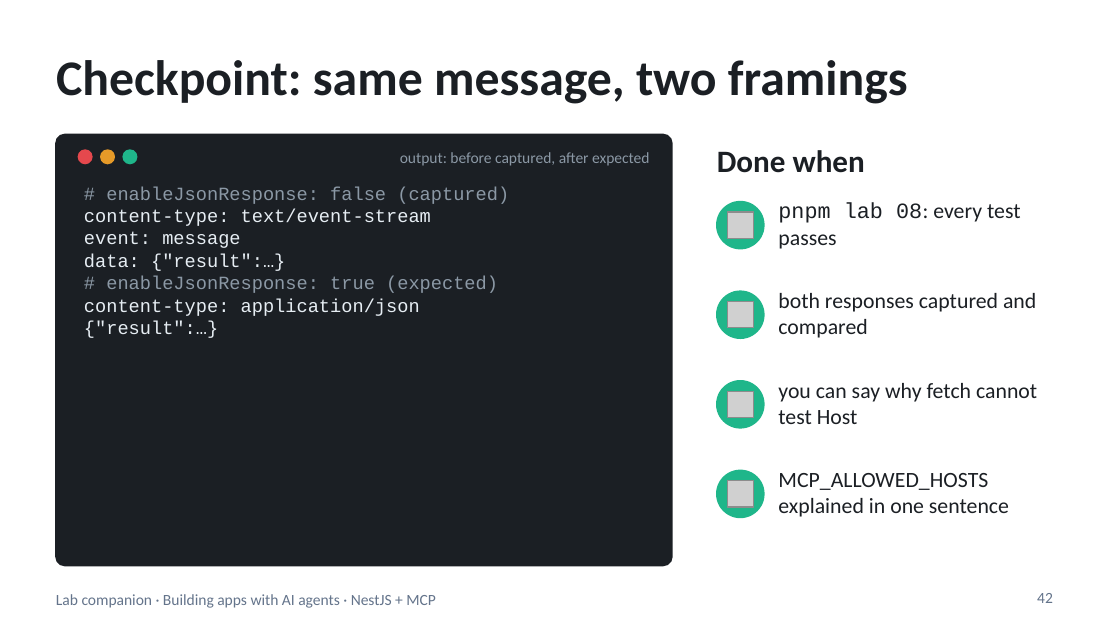
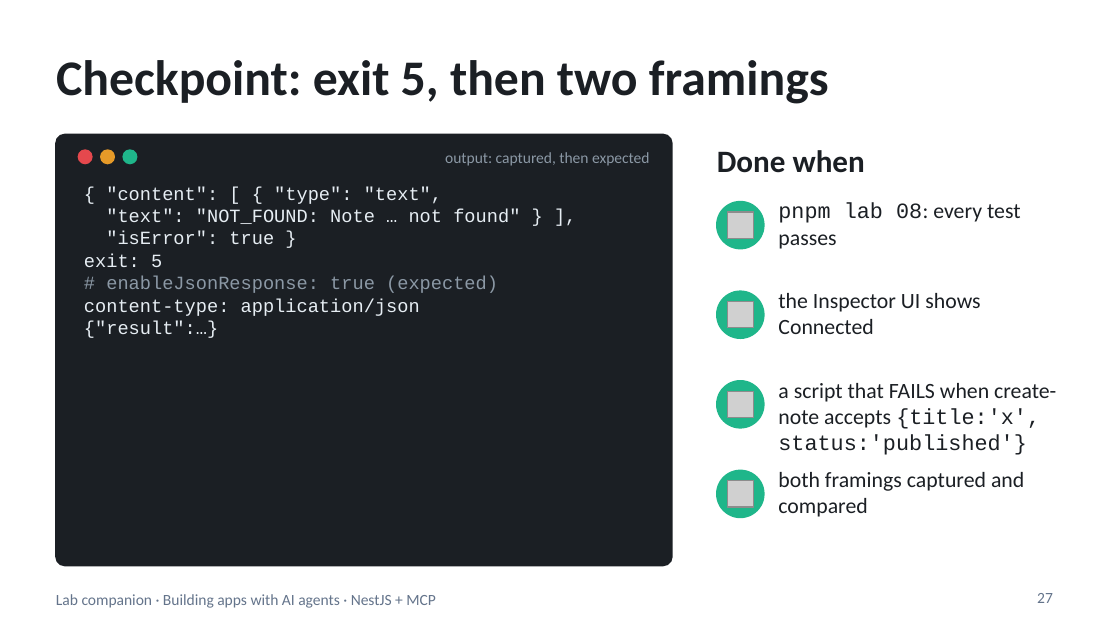
Before and after one commit to blazaga/ai-training-modules, a slide deck: slide 27 of docs/ai-agent-training/slides/lab-companion.pptx (slide 42 before the commit). Drawn at 1120x630 pixels with LibreOffice and Linux fonts; fonts in the diff are those of the drawing; grey boxes stand for pictures. Boxes give left, top, right and bottom in pixels: in the first picture for what was removed or moved away, otherwise in the second. Text is boxed around its words. In the diff, an @@ line names an element or a change of style, - is before the commit and + after.

```diff
--- a/docs/ai-agent-training/slides/lab-companion.pptx
+++ b/docs/ai-agent-training/slides/lab-companion.pptx
@@ title at [56,60,829,104]: text changed @@
-Checkpoint: same message, two framings
+Checkpoint: exit 5, then two framings
@@ text at [445,152,650,166]: text changed @@
-output: before captured, after expected
+output: captured, then expected
@@ text at [84,187,520,267]: text changed @@
-# enableJsonResponse: false (captured)
-content-type: text/event-stream
-event: message
-data: {"result":…}
+{ "content": [ { "type": "text",
+"text": "NOT_FOUND: Note … not found" } ],
+"isError": true }
+exit: 5
@@ text at [778,293,980,334]: text changed @@
-both responses captured and compared
+the Inspector UI shows Connected
@@ text at [778,383,1056,455]: text changed @@
-you can say why fetch cannot test Host
+a script that FAILS when create-note accepts {title:'x', status:'published'}
@@ text at [778,472,1024,517]: text changed @@
-MCP_ALLOWED_HOSTS explained in one sentence
+both framings captured and compared
@@ page number at [1037,593,1053,603]: text changed @@
-42
+27
```
Also in this commit, not shown: 28 other slides changed, 16 slides removed, 18 other files.
